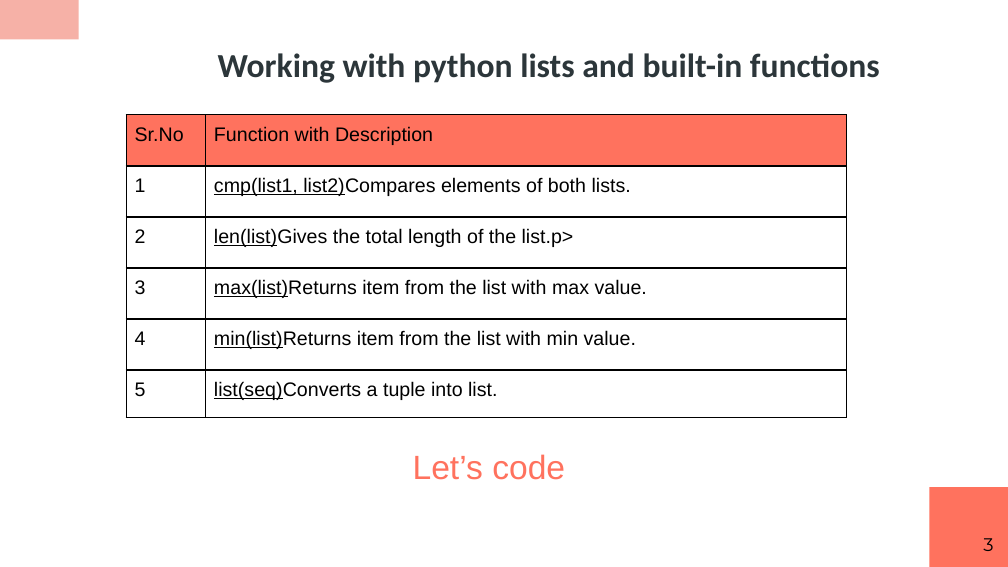
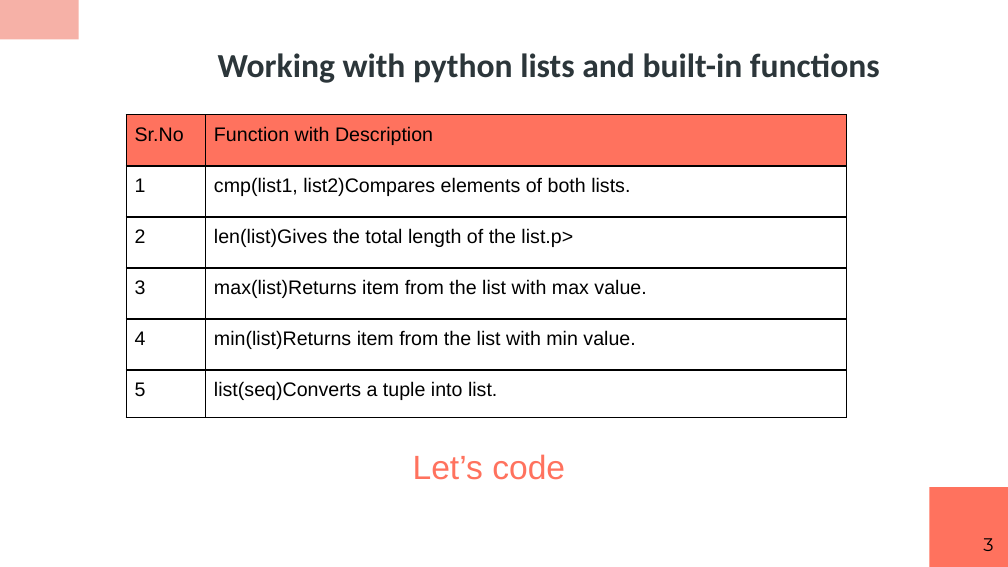
Before and after one commit to RashmivernekarN/ai_with_python_keonics, a slide deck: slide 3 of module2/ppt/Advanced Concepts Using Datastructures.pptx. Drawn at 1008x567 pixels with LibreOffice and Linux fonts; fonts in the diff are those of the drawing. Boxes give left, top, right and bottom in pixels: in the first picture for what was removed or moved away, otherwise in the second. Text is boxed around its words. In the diff, an @@ line names an element or a change of style, - is before the commit and + after.

```diff
--- a/module2/ppt/Advanced Concepts Using Datastructures.pptx
+++ b/module2/ppt/Advanced Concepts Using Datastructures.pptx
@@ table at (x1=126, y1=115, x2=847, y2=417) @@
@@ underline off in "cmp(list1, list2)Compares", "len(list)Gives", "max(list)Returns", "min(list)Returns" and 1 more places @@
```
Also in this commit, not shown: 3 other slides changed, 3 other files.
